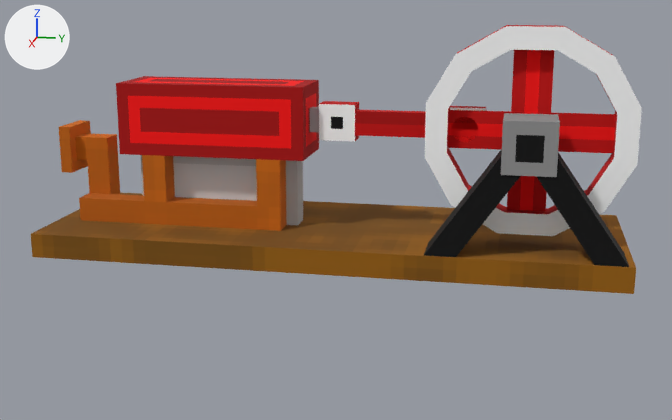
Renders of the glTF model source/models/models/steam/steam_engine.gltf from each side of a commit.
One viewpoint serves both versions: a 50 mm camera at (47.5, 9.6, 13.9) aimed at (0.3, 0.1, 2.1). Every picture has the same lights, and +X, +Y and +Z are marked at upper left. Both versions are drawn at frame 0 of the action 'animation'; the numbers are the values there.

Names of what the first picture shows: 'base.001', 'connecting_rod.001', 'flywheel_main', 'inlet_pipe', 'spokes'.
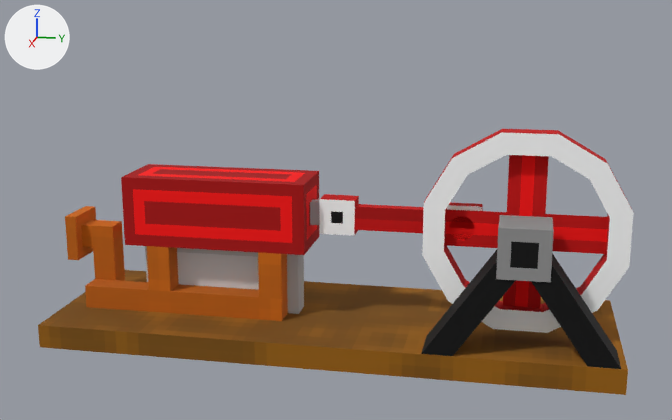
ob_base is not drawn itself; it is the parent of ob_base_001, ob_inlet_pipe.
ob_flywheel is not drawn itself; it is the parent of ob_connecting_rod, ob_spokes, ob_flywheel_main.
ob_piston is not drawn itself; it is the parent of ob_piston_001.

What differs and where, as boxes [x1, y1, x2, y2] in the pictures (672 x 420 px):
'base.001', moved
    before: [31, 76, 636, 294]
    after: [38, 164, 628, 395]
'flywheel_main', surface changed, recoloured, moved (grey to white)
    before: [425, 25, 642, 236]
    after: [422, 129, 634, 333]
'inlet_pipe', moved
    before: [59, 120, 287, 231]
    after: [65, 206, 288, 321]
'spokes', moved
    before: [448, 50, 616, 211]
    after: [445, 155, 609, 308]
'connecting_rod.001', surface changed, recoloured, moved
    before: [319, 103, 486, 141]
    after: [319, 197, 483, 236]
'piston.001', moved
    before: [310, 101, 359, 139]
    after: [310, 194, 359, 233]

What changed in the scene script:
```text
Change mat_material_2:
    where n4 = _N.new('ShaderNodeTexImage'); n4.name = 'Image Texture'
    n4.image: img_steam_engine_connecting_rod_png -> img_steam_engine_flywheel_png
Change mat_material_4:
    where n4 = _N.new('ShaderNodeTexImage'); n4.name = 'Image Texture'
    n4.image: img_steam_engine_flywheel_png -> img_steam_engine_connecting_rod_png
Change me_mesh_2:
    where me_mesh_2.from_pydata(...)  # 24 vertices, 36 faces; spans x 0.31..0.94, y -7.5..0.94, z -0.31..1.56
    remove me_mesh_2.materials.append(mat_material_2)
    add me_mesh_2.materials.append(mat_material_4)
Change me_mesh_4:
    where me_mesh_4.from_pydata(...)  # 100 vertices, 192 faces; spans x -5.0..5.0, y -5.0..5.0, z 1.88..3.75
    remove me_mesh_4.materials.append(mat_material_4)
    add me_mesh_4.materials.append(mat_material_2)
Change ob_base:
    ob_base.location: (0.0, -1.875, 0.0) -> (0.0, -1.875, -5.0)
Change ob_flywheel:
    ob_flywheel.location: (1.875, 10.0, 6.875) -> (1.875, 10.0, 1.875)
Change ob_piston:
    ob_piston.location: (0.0312, -0.625, 6.875) -> (0.0312, -0.625, 1.875)
```
